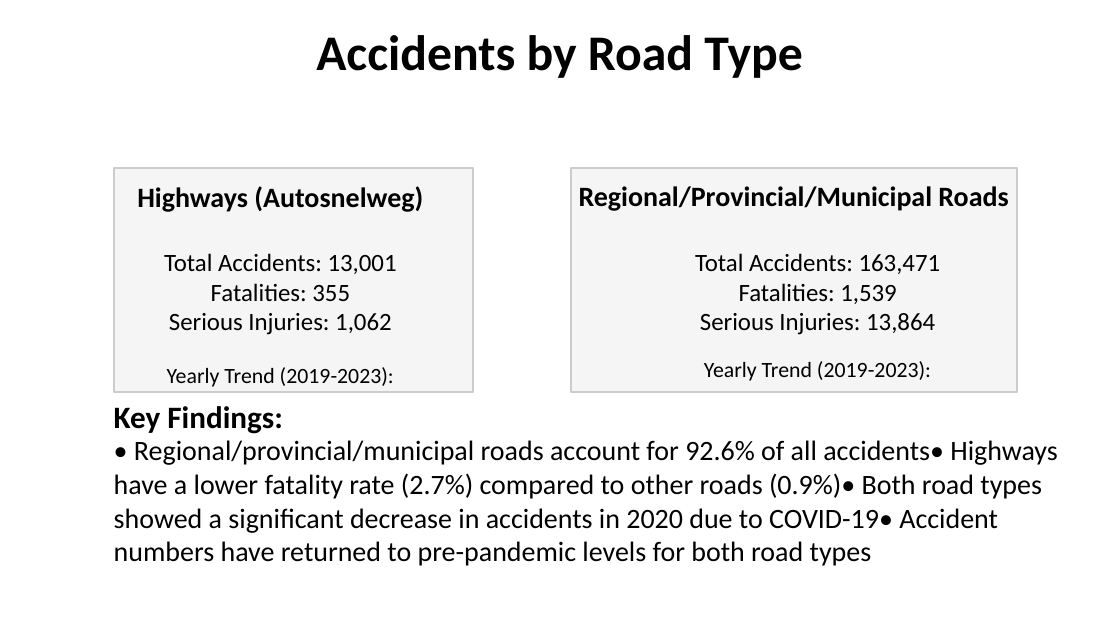
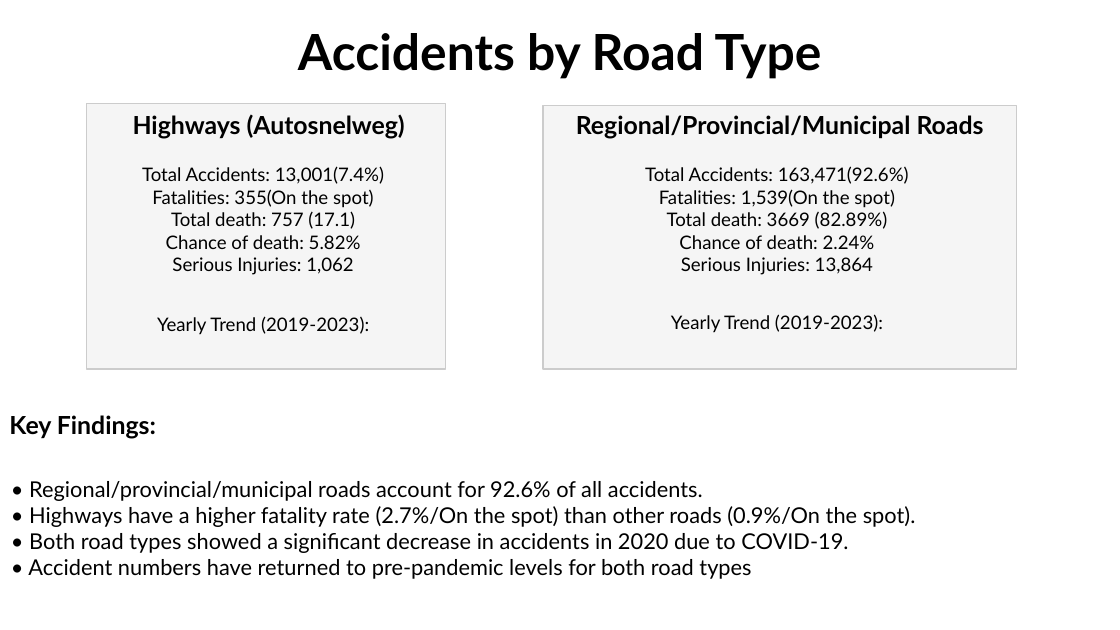
Before and after one commit to bhusalgokarna/Modular_Base_Coding, a slide deck: slide 14 of Traffic_Accident_Analysis_Belgium.pptx (slide 13 before the commit). Drawn at 1120x630 pixels with LibreOffice and Linux fonts; fonts in the diff are those of the drawing. Boxes give left, top, right and bottom in pixels: in the first picture for what was removed or moved away, otherwise in the second. Text is boxed around its words. In the diff, an @@ line names an element or a change of style, - is before the commit and + after.

```diff
--- a/Traffic_Accident_Analysis_Belgium.pptx
+++ b/Traffic_Accident_Analysis_Belgium.pptx
@@ text "Accidents by Road Type" at bbox=[298, 33, 822, 79]: font Calibri to Lato @@
@@ text "Highways (Autosnelweg)": place and size @@
-text "Highways (Autosnelweg)" at bbox=[137, 186, 423, 212]
+text "Highways (Autosnelweg)" at bbox=[133, 114, 405, 139]
@@ text "Highways (Autosnelweg)" at bbox=[133, 114, 405, 139]: size 18 to 16 pt, font Calibri to Lato @@
@@ rectangle: place and size @@
-rectangle at bbox=[114, 168, 474, 392]
+rectangle at bbox=[86, 103, 446, 368]
@@ text "Regional/Provincial/Municipal Roads" at bbox=[576, 115, 984, 139]: size 18 to 16 pt, font Calibri to Lato @@
@@ text "Regional/Provincial/Municipal Roads": place and size @@
-text "Regional/Provincial/Municipal Roads" at bbox=[579, 186, 1008, 211]
+text "Regional/Provincial/Municipal Roads" at bbox=[576, 115, 984, 139]
@@ rectangle: place and size @@
-rectangle at bbox=[571, 168, 1017, 392]
+rectangle at bbox=[543, 105, 1017, 368]
@@ text "Total Accidents: 13,001(7.4%)": place and size @@
-text "Total Accidents: 13,001(7.4%)" at bbox=[164, 253, 397, 335]
+text "Total Accidents: 13,001(7.4%)" at bbox=[142, 166, 384, 275]
@@ text "Total Accidents: 163,471(92.6%)": place and size @@
-text "Total Accidents: 163,471(92.6%)" at bbox=[695, 253, 941, 335]
+text "Total Accidents: 163,471(92.6%)" at bbox=[645, 166, 909, 275]
@@ text at bbox=[142, 166, 384, 249]: text changed; size 16 to 12 pt; font Calibri to Lato @@
-Total Accidents: 13,001
-Fatalities: 355
+Total Accidents: 13,001(7.4%)
+Fatalities: 355(On the spot)
+Total death: 757 (17.1)
+Chance of death: 5.82%
@@ text at bbox=[645, 166, 909, 249]: text changed; size 16 to 12 pt; font Calibri to Lato @@
-Total Accidents: 163,471
-Fatalities: 1,539
+Total Accidents: 163,471(92.6%)
+Fatalities: 1,539(On the spot)
+Total death: 3669 (82.89%)
+Chance of death: 2.24%
@@ text at bbox=[172, 257, 353, 275]: size 16 to 12 pt, font Calibri to Lato in "Serious Injuries: 1,062" @@
@@ text at bbox=[681, 257, 873, 275]: size 16 to 12 pt, font Calibri to Lato in "Serious Injuries: 13,864" @@
@@ text "Yearly Trend (2019-2023):": place and size @@
-text "Yearly Trend (2019-2023):" at bbox=[167, 367, 394, 387]
+text "Yearly Trend (2019-2023):" at bbox=[157, 316, 369, 335]
@@ text "Yearly Trend (2019-2023):" at bbox=[157, 316, 369, 335]: size 14 to 12 pt, font Calibri to Lato @@
@@ text "Yearly Trend (2019-2023):" at bbox=[671, 314, 883, 333]: size 14 to 12 pt, font Calibri to Lato @@
@@ text "Yearly Trend (2019-2023):": place and size @@
-text "Yearly Trend (2019-2023):" at bbox=[704, 361, 931, 381]
+text "Yearly Trend (2019-2023):" at bbox=[671, 314, 883, 333]
@@ text "Key Findings:": place and size @@
-text "Key Findings:" at bbox=[114, 406, 282, 434]
+text "Key Findings:" at bbox=[9, 415, 156, 439]
@@ text "Key Findings:" at bbox=[9, 415, 156, 439]: size 20 to 16 pt, font Calibri to Lato @@
@@ text at bbox=[28, 481, 916, 579]: text changed; size 18 to 14 pt; font Calibri to Lato @@
-• Regional/provincial/municipal roads account for 92.6% of all accidents• Highways have a lower fatality rate (2.7%) compared to other roads (0.9%)• Both road types showed a significant decrease in accidents in 2020 due to COVID-19• Accident numbers have returned to pre-pandemic levels for both road types
+• Regional/provincial/municipal roads account for 92.6% of all accidents.
+• Highways have a higher fatality rate (2.7%/On the spot) than other roads (0.9%/On the spot).
+• Both road types showed a significant decrease in accidents in 2020 due to COVID-19.
+• Accident numbers have returned to pre-pandemic levels for both road types
```
Also in this commit, not shown: 16 other slides changed, 6 slides added, 2 slides removed, 6 other files.
